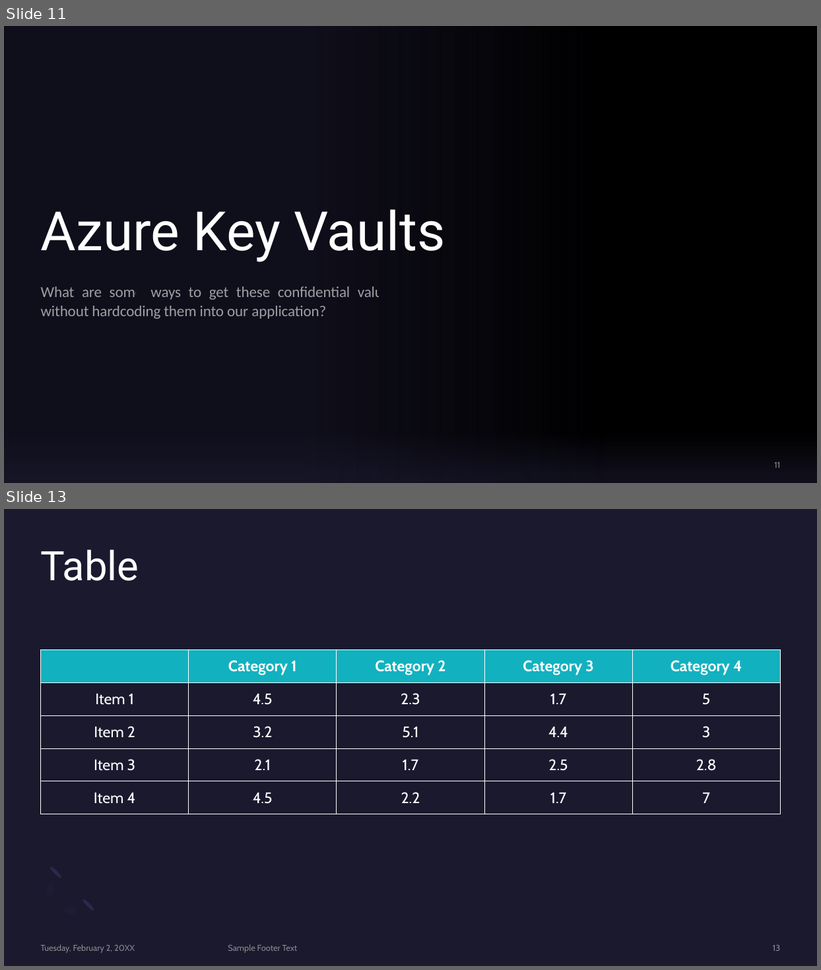
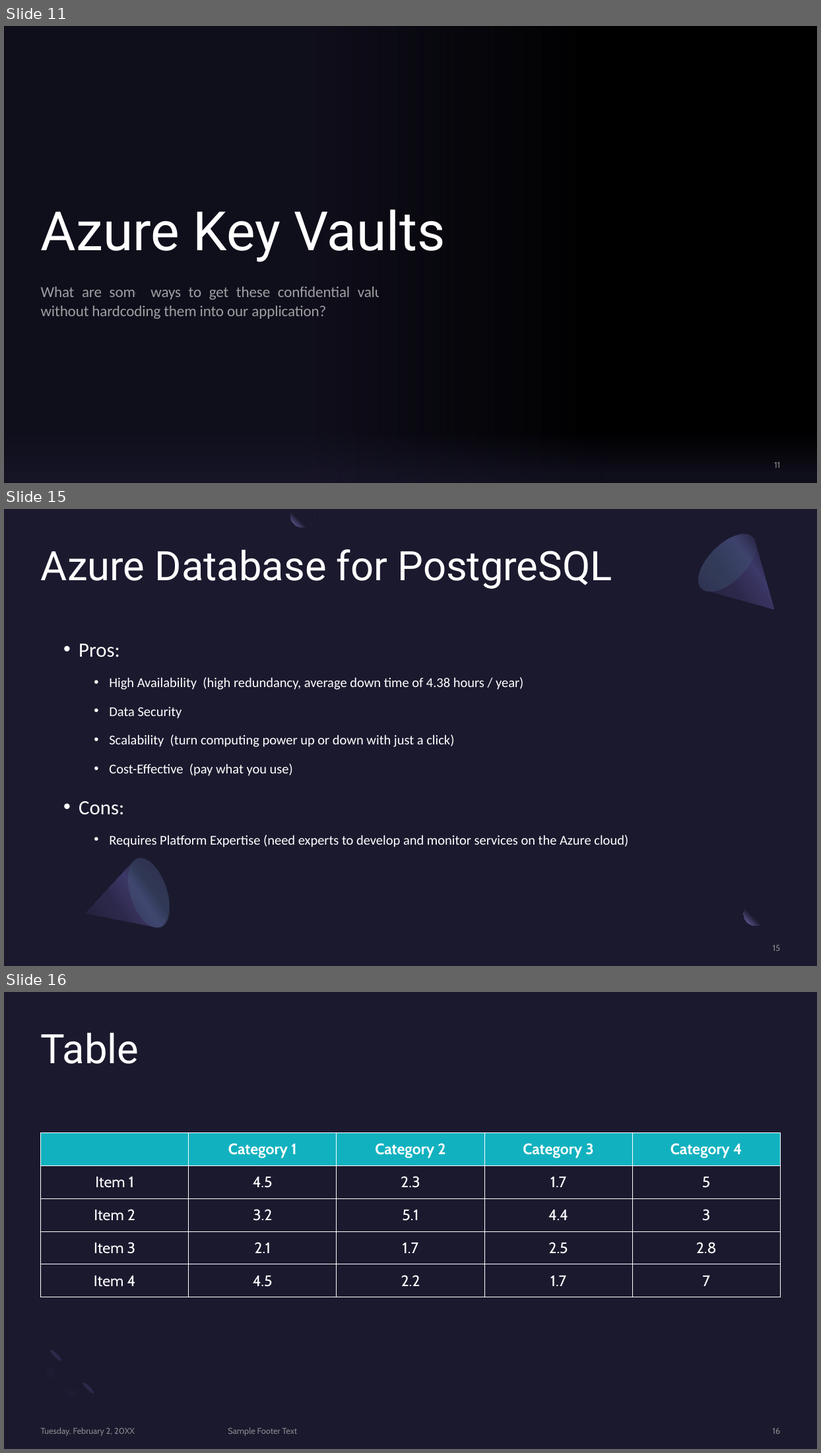
Before and after one commit to BrianChen0527/postgreSQL, a slide deck: MSFT_Azure/Microsoft Azure.pptx. Shown one above the other, each under a label of ours: slides 11 and 13 before the commit, slides 11, 15 and 16 after it; the slides between them are not shown. The pictures are 821x970 and 821x1453 pixels, drawn with LibreOffice and Linux fonts; fonts in the diff are those of the drawing; background and template pictures are left out. Boxes give left, top, right and bottom in pixels: in the first picture for what was removed or moved away, otherwise in the second. Text is boxed around its words. In the diff, an @@ line names an element or a change of style, - is before the commit and + after.

Commit message:
working on Azure presentation

```diff
--- a/MSFT_Azure/Microsoft Azure.pptx
+++ b/MSFT_Azure/Microsoft Azure.pptx
@@ slide 15 added at (4, 509, 817, 966), background #1B192E @@
@@ freeform shape added at (290, 509, 314, 527), fill gradient #1B192E to #7771B2 @@
@@ freeform shape added at (689, 525, 800, 635), fill gradient #2C284A to #3C3867 to #1B192E @@
@@ ellipse added at (690, 524, 766, 601), fill gradient #454075 to #5BEFC1 @@
@@ title added at (41, 549, 613, 589), 48 pt, text #FFFFFF @@
+Azure Database for PostgreSQL
@@ text added at (79, 644, 628, 848), 16 pt, text #FFFFFF @@
+• Pros:
+  • High Availability (high redundancy, average down time of 4.38 hours / year)
+  • Data Security
+  • Scalability (turn computing power up or down with just a click)
+  • Cost-Effective (pay what you use)
+• Cons:
+  • Requires Platform Expertise (need experts to develop and monitor services on the Azure cloud)
@@ freeform shape added at (75, 854, 177, 948), fill gradient #2C284A to #3C3867 to #1B192E @@
@@ ellipse added at (121, 853, 177, 933), fill gradient #454075 to #5BEFC1 @@
@@ ellipse added at (744, 902, 768, 926), fill gradient #1B192E to #7771B2 @@
@@ rectangle added at (768, 898, 793, 921), fill #1B192E at 80% opacity @@
@@ page number added at (773, 945, 780, 951), 10 pt, text #A6A6A6 at 80% opacity @@
+15
@@ what was slide 13 is now slide 16 @@
@@ page number at (773, 1428, 781, 1434): text changed @@
-13
+16
```
Also in this commit, not shown: 1 slide changed, 3 other slides added, 1 slide removed, 1 other file.
